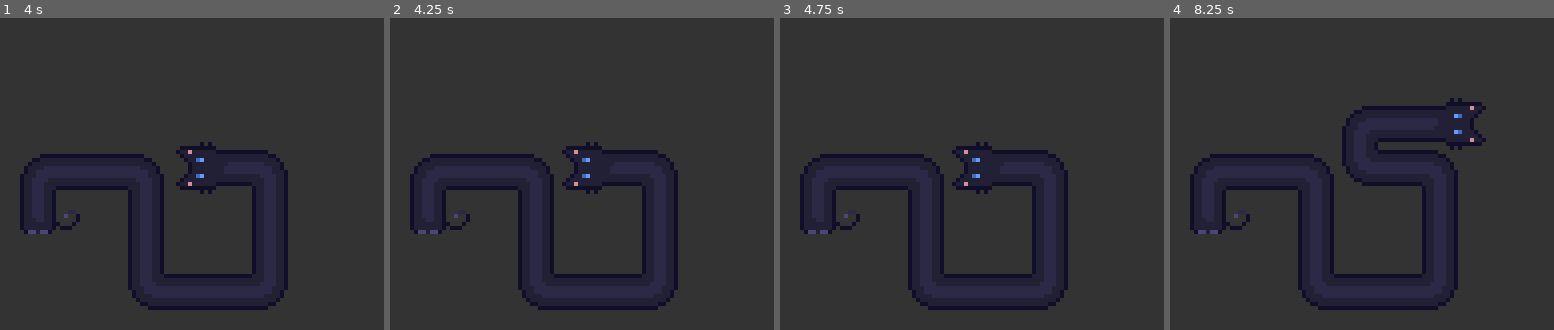
Above: before the commit, frames 1-4 (left to right).
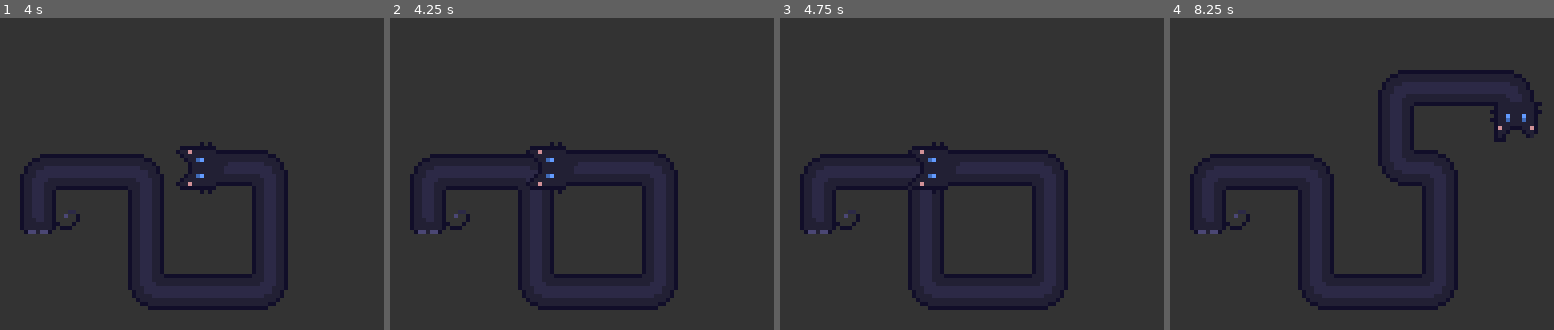
Above: after the commit, the same moments.

Repository: RecorderYvaine/loooong_cat
Game: Godot game, scene res://src/Main.tscn
The game is run twice, just before and just after one commit, with the same random seed, the same clock (stepped at 60 frames per second) and the same inputs.
Inputs:
- Up to frame 1 (4 s): tap Enter at 0.5 s; hold Right (ui_right) 0.53-1.28 s; hold Down (ui_down) 1.28-2.03 s; hold Right (ui_right) 2.03-2.78 s; hold Up (ui_up) 2.78-3.53 s; hold Left (ui_left) from 3.53 s (still down)
- Up to frame 2 (4.25 s): keep holding Left (ui_left)
- Up to frame 3 (4.75 s): keep holding Left (ui_left)
- Up to frame 4 (8.25 s): tap Space at 5 s; release Left (ui_left) at 5.03 s; hold Down (ui_down) 5.03-5.78 s; tap Enter at 5.75 s; hold Right (ui_right) 5.78-6.53 s; hold Up (ui_up) 6.53-7.28 s; hold Right (ui_right) 7.28-8.03 s; hold Down (ui_down) from 8.03 s (still down)

Frame 1 is identical in both runs. In frame 2, 0.8% of the frame differs, in the area x 35-56%, y 39-57%; in frame 3, 0.8%; in frame 4, 2.6%, in the area x 44-97%, y 16-54%.

Commit message:
Fix contact movement near turn edges

Diff:
--- a/src/cat/LongCat.gd
+++ b/src/cat/LongCat.gd
@@ -12,7 +12,7 @@
 const TURN_READY_DIST: float = MIN_TURN_DIST + TURN_EXIT_ADVANCE
 const REVERSE_POP_INPUT_LOCK_TIME: float = 0.12
 const CONTACT_TURN_EDGE_SLOP: float = 1.0
-const BODY_CONTACT_GAP: float = 1.0
+const BODY_CONTACT_GAP: float = 2.0
 const EFFECTIVE_COLLISION_CLEARANCE: float = COLLISION_CLEARANCE + BODY_CONTACT_GAP
 
 # 以 HeadGroup 节点原点为基准，提取猫脸中心点作为旋转与移动核心
@@ -252,8 +252,15 @@
 	return max(0.0, allowed_step)
 
 func get_segment_collision_bounds(p1: Vector2, p2: Vector2) -> Rect2:
-	var min_pos = Vector2(min(p1.x, p2.x), min(p1.y, p2.y)) - Vector2(EFFECTIVE_COLLISION_CLEARANCE, EFFECTIVE_COLLISION_CLEARANCE)
-	var max_pos = Vector2(max(p1.x, p2.x), max(p1.y, p2.y)) + Vector2(EFFECTIVE_COLLISION_CLEARANCE, EFFECTIVE_COLLISION_CLEARANCE)
+	var segment = p2 - p1
+	var min_pos = Vector2(min(p1.x, p2.x), min(p1.y, p2.y))
+	var max_pos = Vector2(max(p1.x, p2.x), max(p1.y, p2.y))
+	if abs(segment.x) >= abs(segment.y):
+		min_pos.y -= EFFECTIVE_COLLISION_CLEARANCE
+		max_pos.y += EFFECTIVE_COLLISION_CLEARANCE
+	else:
+		min_pos.x -= EFFECTIVE_COLLISION_CLEARANCE
+		max_pos.x += EFFECTIVE_COLLISION_CLEARANCE
 	return Rect2(min_pos, max_pos - min_pos)
 
 func is_point_in_bounds(pos: Vector2, bounds: Rect2) -> bool:
@@ -264,7 +271,7 @@
 	if is_moving_deeper_into_segment_bounds(start_pos, end_pos, p1, p2):
 		return false
 	if is_dir_parallel_to_segment(dir, p1, p2):
-		return false
+		return is_near_segment_collision_edge(start_pos, p1, p2)
 	return true
 
 func can_start_contact_exit_from_segment(start_pos: Vector2, dir: Vector2, step: float, p1: Vector2, p2: Vector2) -> bool:
@@ -401,7 +408,6 @@
 		path[-1] += input_dir * allowed
 		current_dir = input_dir
 	elif input_dir == -seg_dir:
-		clear_contact_exit()
 		if path.size() == 2:
 			var dist_to_base = path[-1].distance_to(path[0])
 			if dist_to_base - step <= 8.0:
@@ -425,6 +431,7 @@
 				auto_turn_dir = Vector2.ZERO
 				queued_turn_dir = Vector2.ZERO
 				retract_active_turn_on_release = false
+				clear_contact_exit()
 				reverse_pop_input_lock_dir = input_dir
 				reverse_pop_input_lock_time = REVERSE_POP_INPUT_LOCK_TIME
 			else:
--- a/tests/run_tests.gd
+++ b/tests/run_tests.gd
@@ -886,13 +886,13 @@
 		},
 		{
 			"name": "horizontal edge contact turns left along edge",
-			"path": [Vector2(0.5, 0.0), Vector2(30.5, 0.0), Vector2(30.5, 30.0), Vector2(15.5, 30.0), Vector2(15.5, 10.0)],
+			"path": [Vector2(0.5, 0.0), Vector2(30.5, 0.0), Vector2(30.5, 30.0), Vector2(15.5, 30.0), Vector2(15.5, 12.0)],
 			"current": Vector2.UP,
 			"turn": Vector2.LEFT,
 		},
 		{
 			"name": "horizontal edge contact turns right along edge",
-			"path": [Vector2(30.5, 0.0), Vector2(0.5, 0.0), Vector2(0.5, 30.0), Vector2(15.5, 30.0), Vector2(15.5, 10.0)],
+			"path": [Vector2(30.5, 0.0), Vector2(0.5, 0.0), Vector2(0.5, 30.0), Vector2(15.5, 30.0), Vector2(15.5, 12.0)],
 			"current": Vector2.UP,
 			"turn": Vector2.RIGHT,
 		},
@@ -954,6 +954,36 @@
 			printerr("FAILED: ", contact_case.name, " should keep moving after contact turn through input processing. after_turn=", head_after_turn, " path=", cat.path)
 			quit(1)
 			return false
+
+	cat.path = [
+		Vector2(80.5, 0.0),
+		Vector2(30.5, 0.0),
+		Vector2(30.5, 60.0),
+		Vector2(19.5, 60.0),
+		Vector2(19.5, 12.0),
+	]
+	cat.current_dir = Vector2.UP
+	cat.turns_data.clear()
+	cat.clear_contact_exit()
+	cat.contact_exit_segment_indices = [1]
+	cat.contact_exit_dir = Vector2.UP
+	cat.update_visuals()
+
+	head_before = cat.path[-1]
+	for i in range(6):
+		cat.move_cat(Vector2.UP, 1.0)
+	if cat.path[-1].y >= head_before.y - 4.0:
+		printerr("FAILED: contact exit should keep moving near a neighboring turn cap. before=", head_before, " path=", cat.path)
+		quit(1)
+		return false
+
+	cat.move_cat(Vector2.DOWN, 1.0)
+	var head_after_reverse = cat.path[-1]
+	cat.move_cat(Vector2.UP, 1.0)
+	if cat.path[-1].y >= head_after_reverse.y:
+		printerr("FAILED: contact exit should resume forward movement after a small reverse. before=", head_after_reverse, " path=", cat.path)
+		quit(1)
+		return false
 
 	cat.path = [
 		Vector2(0.5, 0.0),
